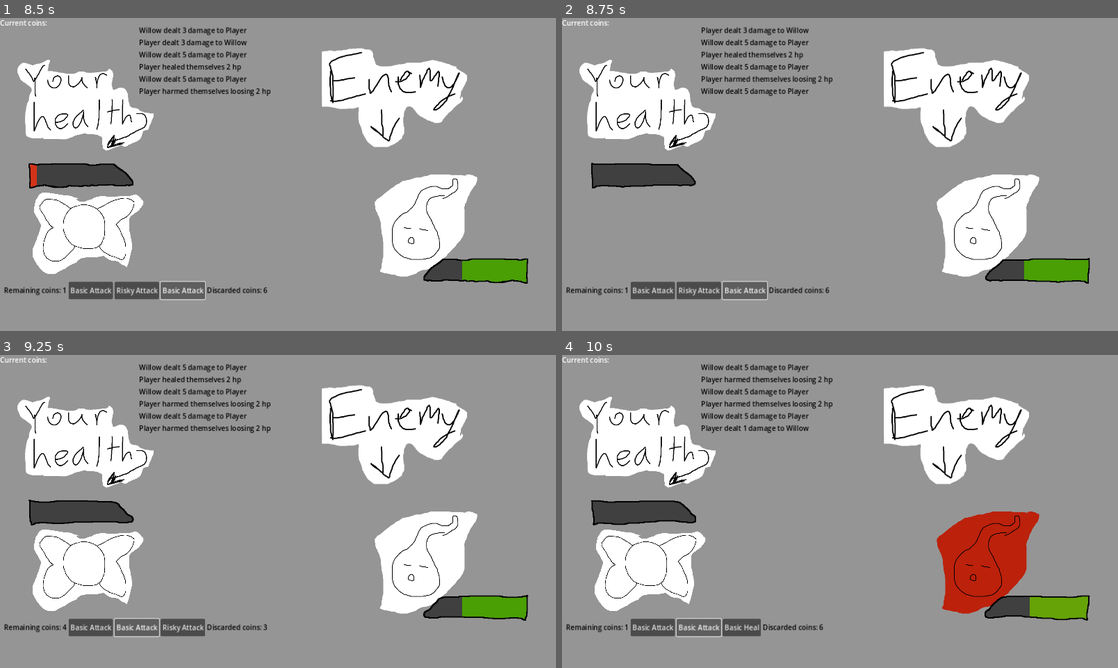
Above: before the commit, frames 1-4 (two rows, left to right).
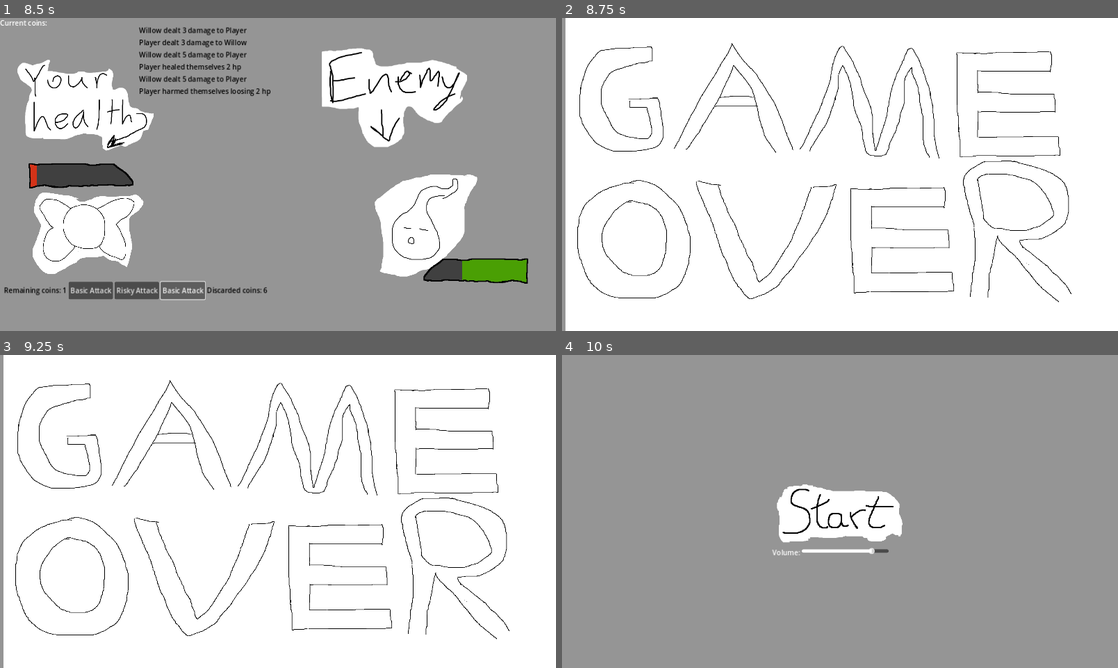
Above: after the commit, the same moments.

Repository: bonsaipropaganda/mini-jam-139
Game: Godot game, scene res://scenes/UI/main_menu.tscn
The game is run twice, just before and just after one commit, with the same random seed, the same clock (stepped at 60 frames per second) and the same inputs. Sound files missing from this copy of the repository are replaced by a short silence.
Inputs (mouse positions are in pixels of both pictures, inside the frame that each line leads up to):
- Up to frame 1 (8.5 s): click (278, 177) at 0.5 s; click "Basic Attack" at 1.25 s; click "Risky Attack" at 2 s; click "Basic Heal" at 2.75 s; click "Basic Attack" at 3.5 s; click "Risky Attack" at 4.25 s; click "Basic Heal" at 5 s; click "Basic Attack" at 5.75 s; click "Basic Attack" at 6.5 s; click "Basic Heal" at 7.25 s; click "Risky Attack" at 8 s
- Up to frame 2 (8.75 s): no input
- Up to frame 3 (9.25 s): click (139, 627) at 8.75 s, where only the run before the commit has a clickable "Risky Attack"
- Up to frame 4 (10 s): click (701, 627) at 9.5 s, where only the run before the commit has a clickable "Basic Attack"

Frame 1 is identical in both runs. In frame 2, 87% of the frame differs, in the area x 0-100%, y 0-100%; in frame 3, 84%; in frame 4, 26%.

Commit message:
update player

Diff:
--- a/code/player.gd
+++ b/code/player.gd
@@ -55,6 +55,10 @@
 	Global.player_discard_size = len(deck_component.discard_pile)
 
 
+#func _on_coin_choice_selected(choice) -> void:
+#	deck_component.deck_coins.append(choice)
+
+
 func _on_health_component_die() -> void:
 	player_died.emit()
 
@@ -76,3 +80,5 @@
 	for c in get_children():
 		if c is StatusEffect:
 			c.turn_end()
+func _on_player_died():
+	get_tree().change_scene_to_file("res://scenes/gameover.tscn")
